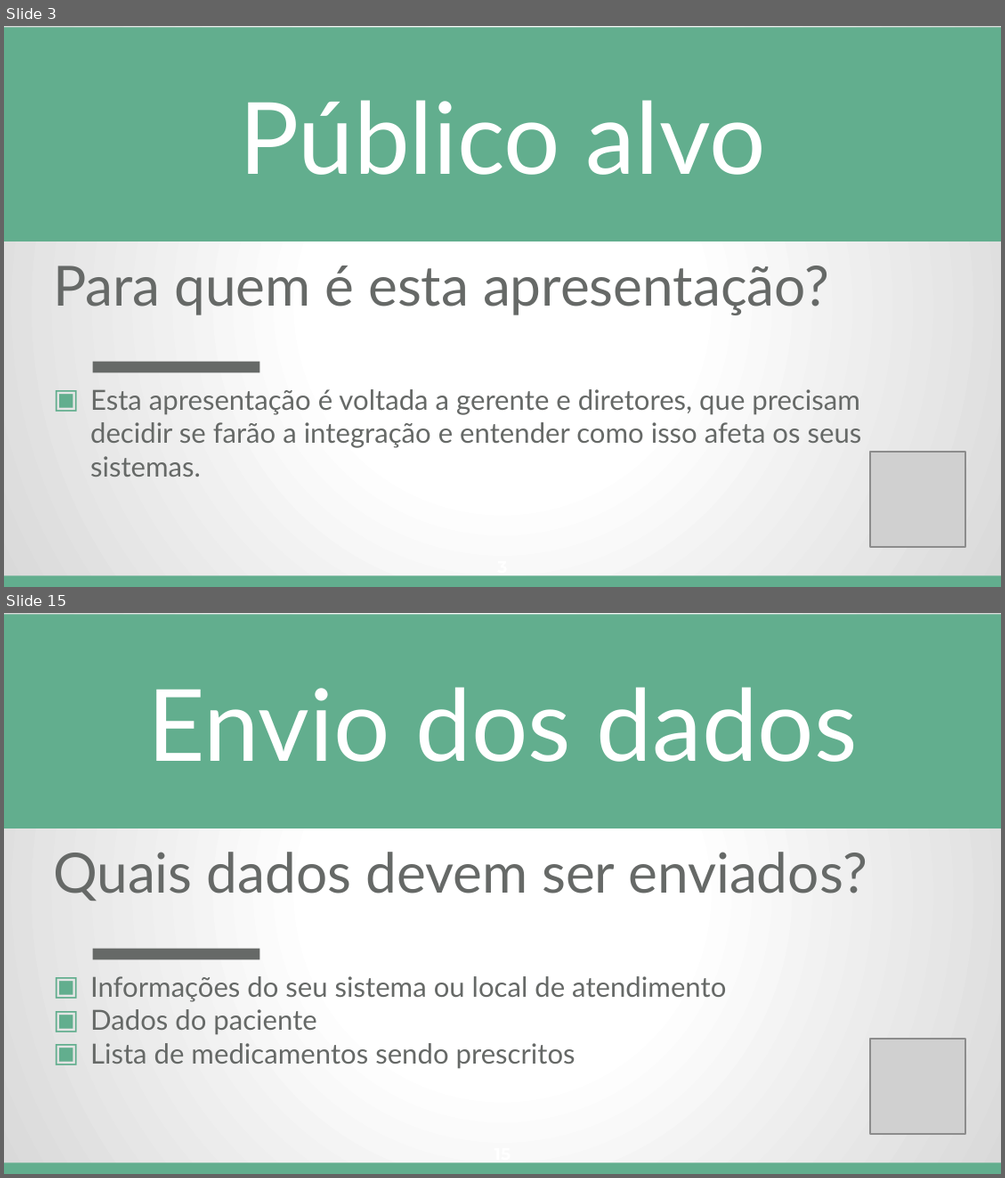
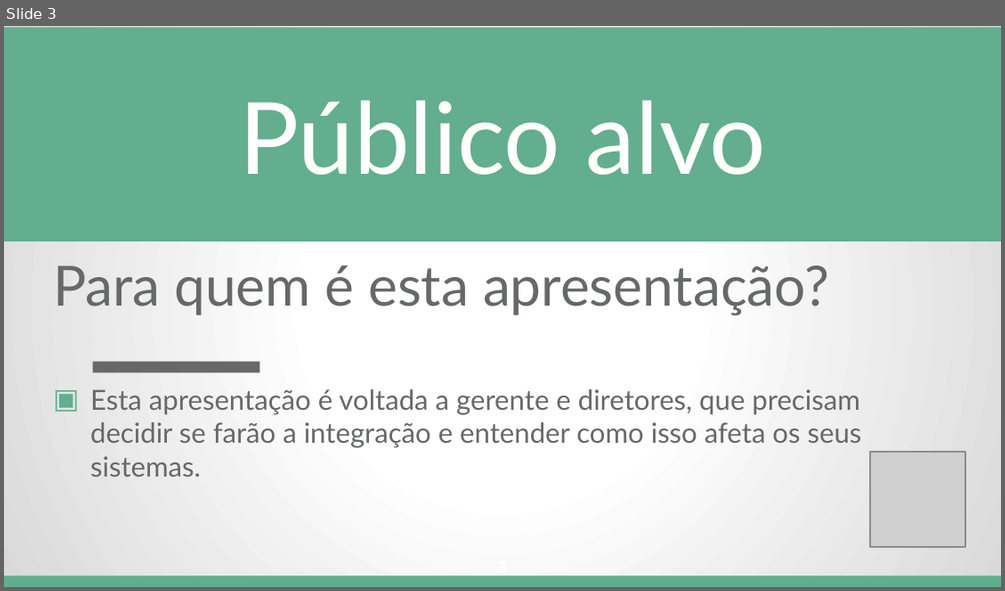
Before and after one commit to Conselho-Federal-de-Medicina/integracao-prescricao-cfm, a slide deck: docs/apresentacao/Integracao_com_a_Prescricao_Eletronica_do_CFM.pptx. Shown one above the other, each under a label of ours: slides 3 and 15 before the commit, slide 3 after it; the slides between them are not shown. The pictures are 1005x1178 and 1005x591 pixels, drawn with LibreOffice and Linux fonts; fonts in the diff are those of the drawing; grey boxes stand for pictures. Boxes give left, top, right and bottom in pixels: in the first picture for what was removed or moved away, otherwise in the second. Text is boxed around its words. In the diff, an @@ line names an element or a change of style, - is before the commit and + after.

```diff
--- a/docs/apresentacao/Integracao_com_a_Prescricao_Eletronica_do_CFM.pptx
+++ b/docs/apresentacao/Integracao_com_a_Prescricao_Eletronica_do_CFM.pptx
@@ slide 15 removed at box(4, 613, 1001, 1174), background gradient #FFFFFF to #D9D9D9 to #B3B3B3; not listed: 1 template element that a slide beside it also shows @@
@@ rectangle removed at box(4, 614, 1001, 828) @@
@@ title removed at box(147, 687, 858, 762) @@
-Envio dos dados
@@ subtitle removed at box(53, 852, 867, 900) @@
-Quais dados devem ser enviados?
@@ rectangle removed at box(93, 948, 260, 959) @@
@@ text removed at box(90, 976, 726, 1069) @@
-▣ Informações do seu sistema ou local de atendimento
-▣ Dados do paciente
-▣ Lista de medicamentos sendo prescritos
@@ picture removed at box(870, 1038, 966, 1135) @@
@@ page number removed at box(494, 1162, 510, 1165) @@
-15
```
Also in this commit, not shown: 10 slides changed, 3 other slides removed.
